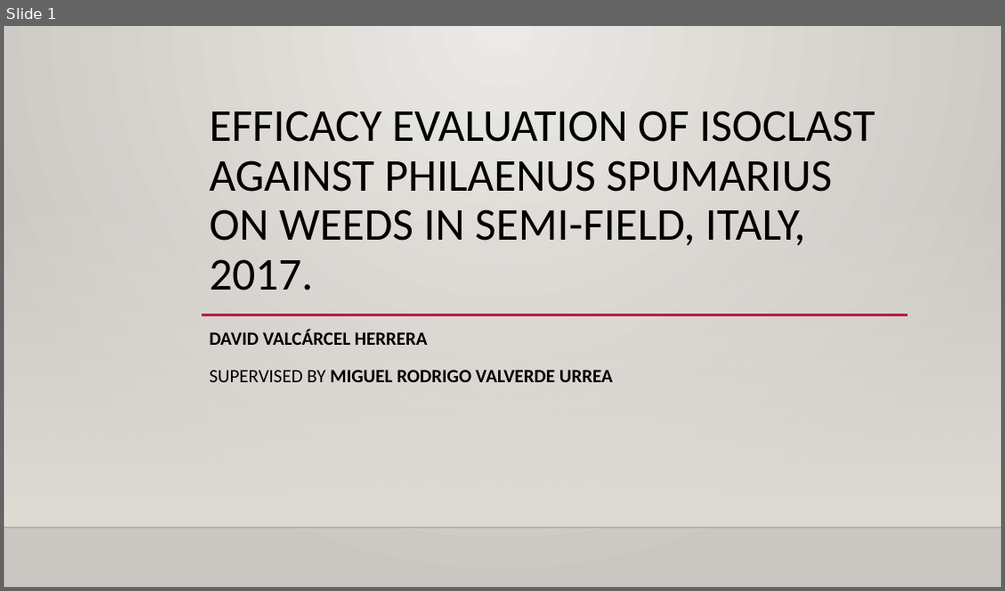
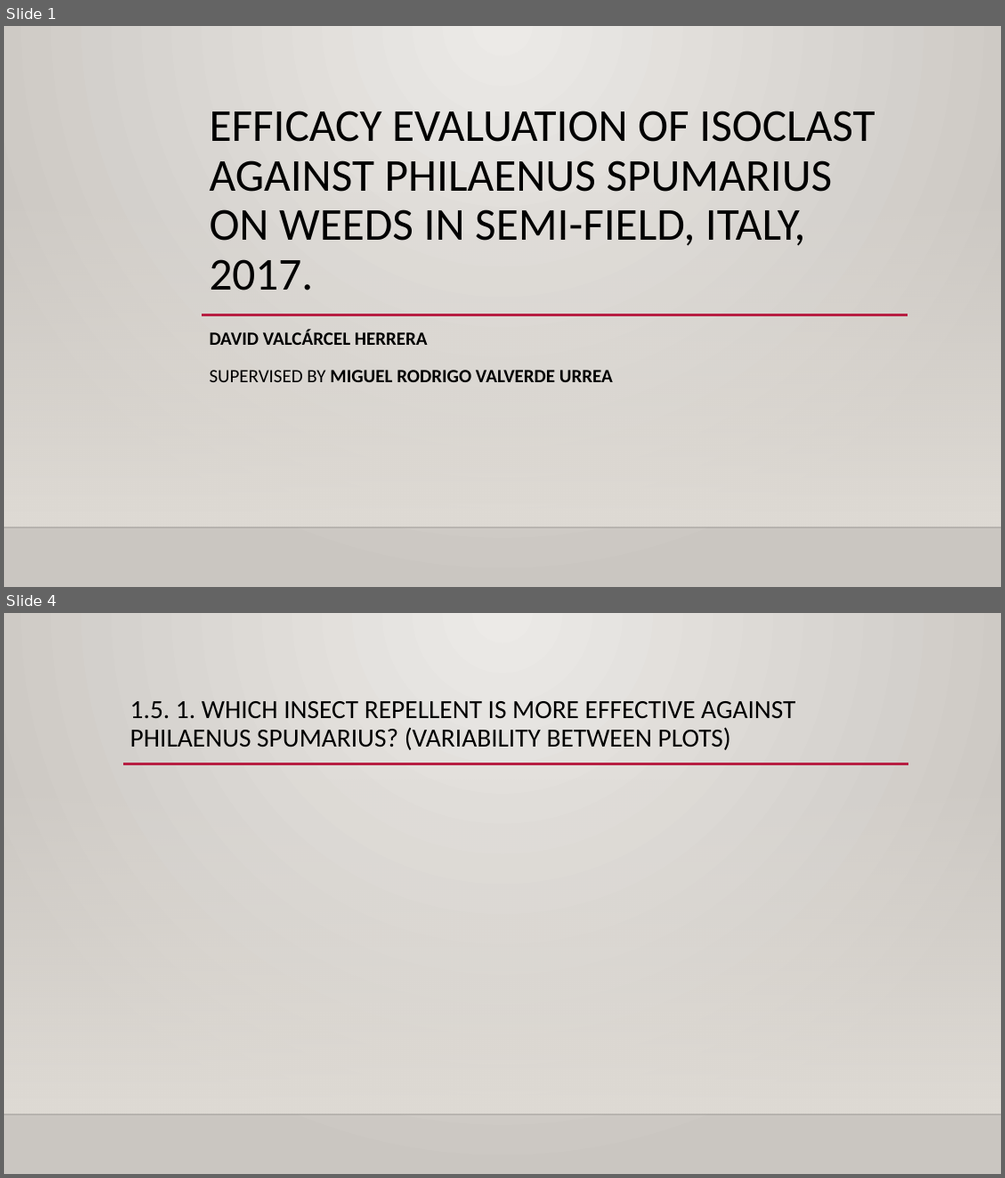
Before and after one commit to dvalher00/PracticasLabBio, a slide deck: Actividad 3 (INSECTICIDAS EN ÁRBOLES)/PRESENTATION EFFICACY TREATMENT - DAVID VALCÁRCEL.pptx. Shown one above the other, each under a label of ours: slide 1 before the commit, slides 1 and 4 after it; the slides between them are not shown. The pictures are 1005x591 and 1005x1178 pixels, drawn with LibreOffice and Linux fonts; fonts in the diff are those of the drawing; background and template pictures are left out. Boxes give left, top, right and bottom in pixels: in the first picture for what was removed or moved away, otherwise in the second. Text is boxed around its words. In the diff, an @@ line names an element or a change of style, - is before the commit and + after.

```diff
--- a/Actividad 3 (INSECTICIDAS EN ÁRBOLES)/PRESENTATION EFFICACY TREATMENT - DAVID VALCÁRCEL.pptx
+++ b/Actividad 3 (INSECTICIDAS EN ÁRBOLES)/PRESENTATION EFFICACY TREATMENT - DAVID VALCÁRCEL.pptx
@@ slide 4 added at [4, 613, 1001, 1174], background gradient #ECEAE7 to #CAC7C1; not listed: 2 template elements that a slide beside it also shows @@
@@ title added at [130, 701, 795, 750], 25.2 pt, text #000000 @@
+1.5. 1. WHICH INSECT REPELLENT IS MORE EFFECTIVE AGAINST PHILAENUS SPUMARIUS? (VARIABILITY BETWEEN PLOTS)
@@ line added from (123, 764) to (909, 764), #B71E42 2.5 pt @@
```
Also in this commit, not shown: 4 other slides added, 1 slide removed, 49 other files.
